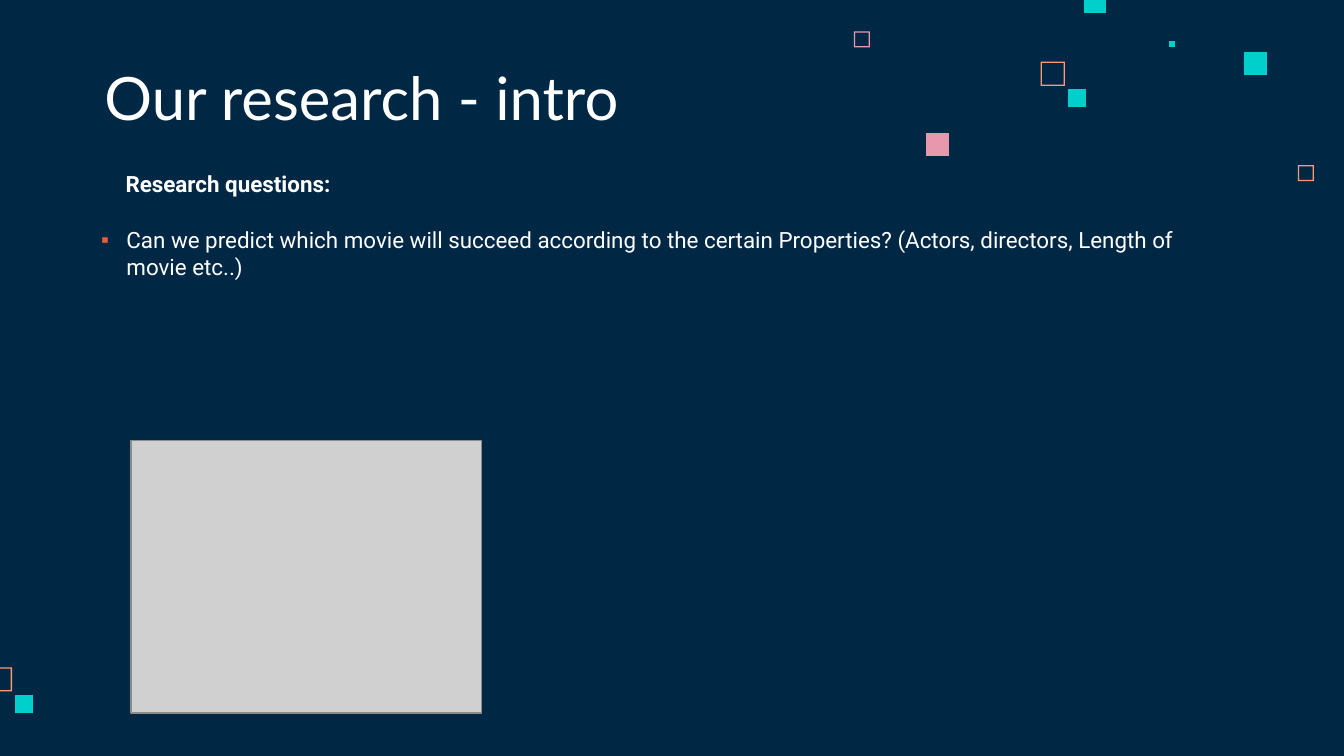
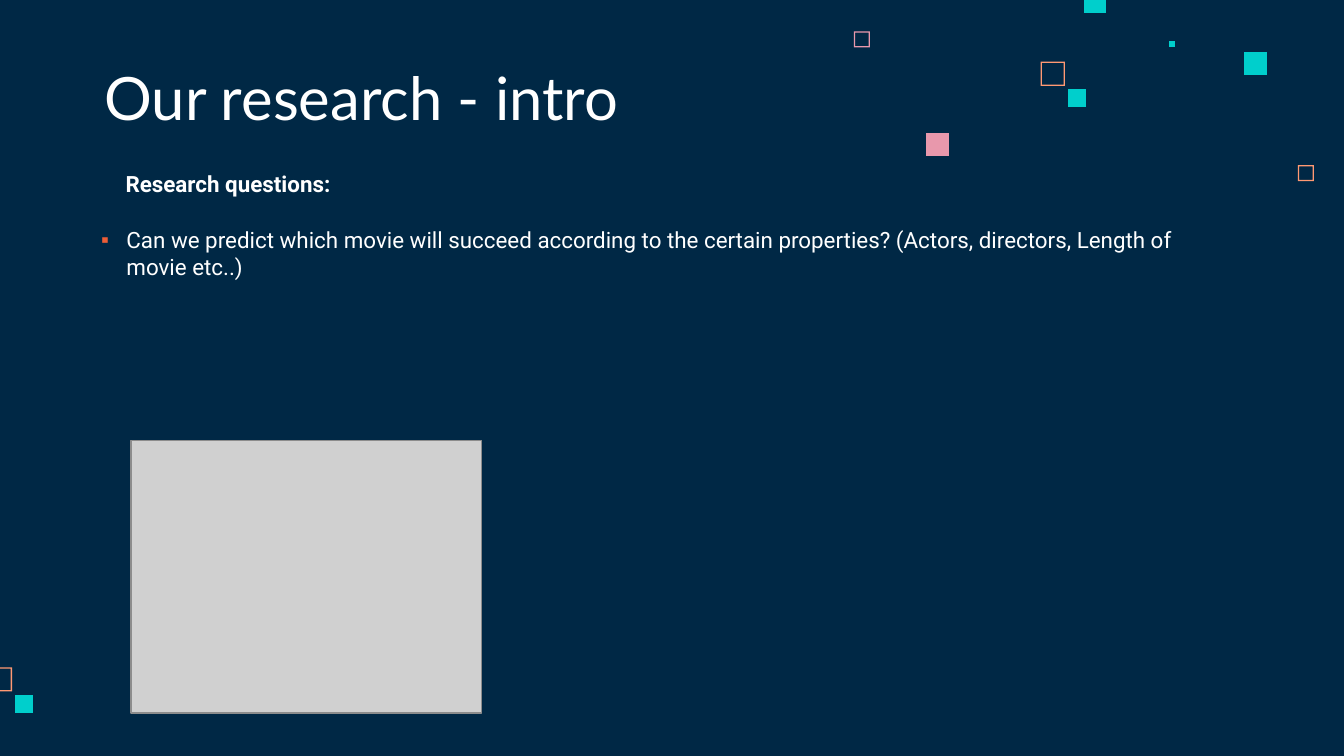
Before and after one commit to dvirharazi/DataScienceMovies, a slide deck: slide 2 of Data Science Tsach and Dvir .pptx. Drawn at 1344x756 pixels with LibreOffice and Linux fonts; fonts in the diff are those of the drawing; grey boxes stand for pictures. Boxes give left, top, right and bottom in pixels: in the first picture for what was removed or moved away, otherwise in the second. Text is boxed around its words. In the diff, an @@ line names an element or a change of style, - is before the commit and + after.

```diff
--- a/Data Science Tsach and Dvir .pptx
+++ b/Data Science Tsach and Dvir .pptx
@@ text at (126, 230, 1172, 280): text changed @@
-▪ Can we predict which movie will succeed according to the certain Properties? (Actors, directors, Length of movie etc..)
+▪ Can we predict which movie will succeed according to the certain properties? (Actors, directors, Length of movie etc..)
```
Also in this commit, not shown: 5 other files.
